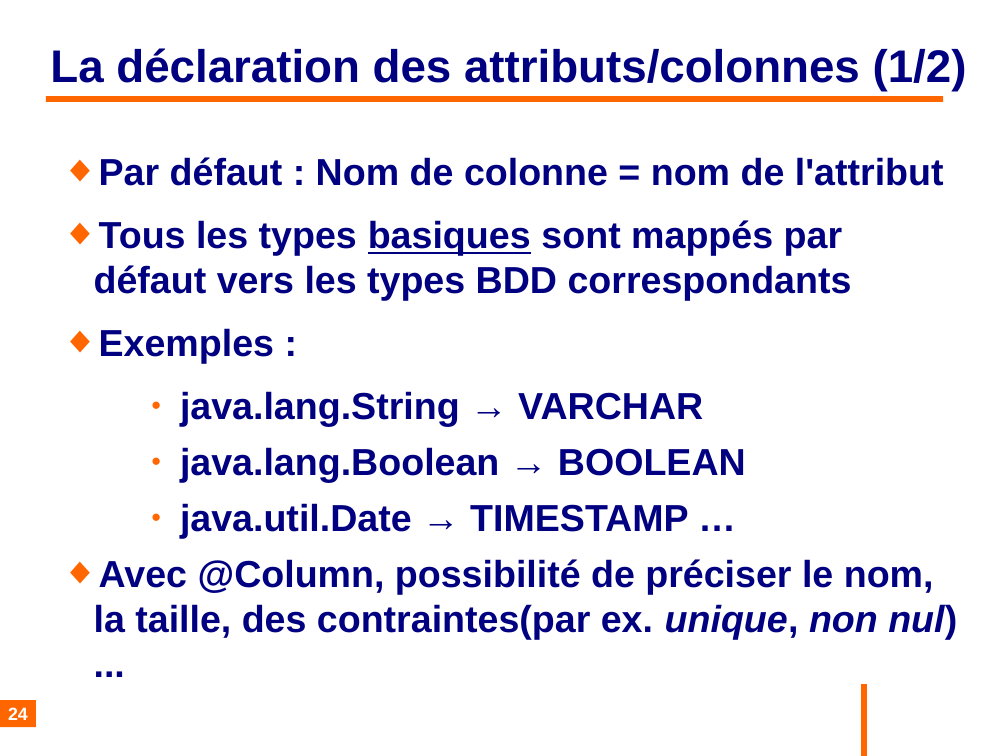
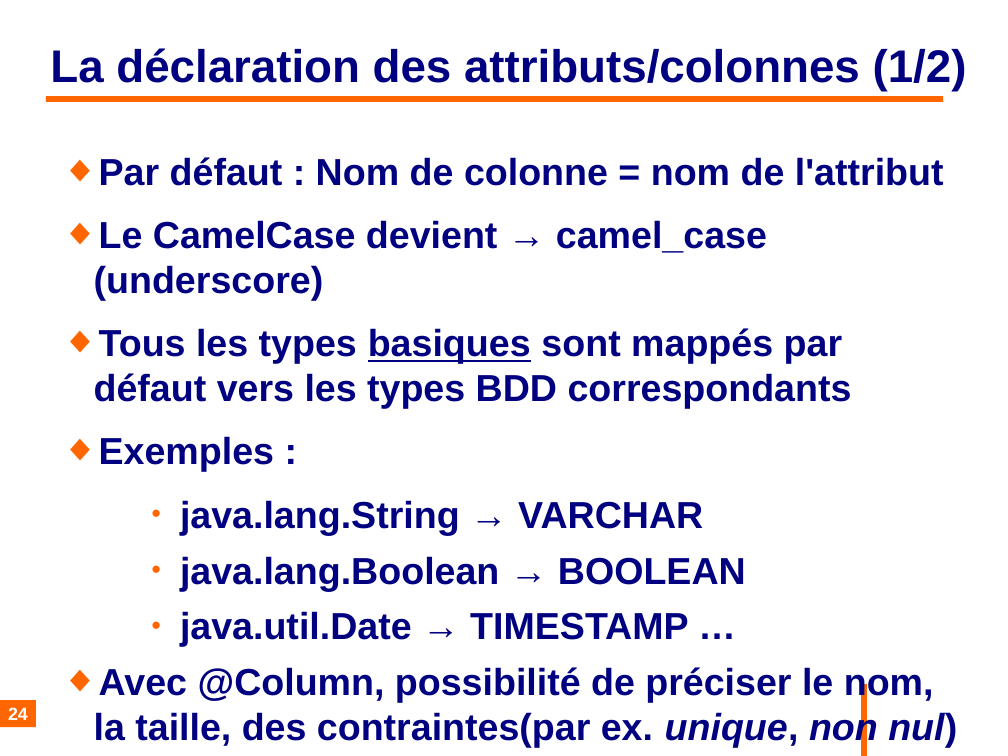
Before and after one commit to philphils/formation-hibernate-basique, a slide deck: slide 24 of Documentation/diapo_formation_hibernate.odp. Drawn at 1008x756 pixels with LibreOffice and Linux fonts; fonts in the diff are those of the drawing; background and template pictures are left out. Boxes give left, top, right and bottom in pixels: in the first picture for what was removed or moved away, otherwise in the second. Text is boxed around its words. In the diff, an @@ line names an element or a change of style, - is before the commit and + after.

```diff
--- a/Documentation/diapo_formation_hibernate.odp
+++ b/Documentation/diapo_formation_hibernate.odp
@@ text at [94, 220, 767, 301]: paragraph added @@
+◆ Le CamelCase devient → camel_case (underscore)
```
Also in this commit, not shown: 1 other slide changed.
